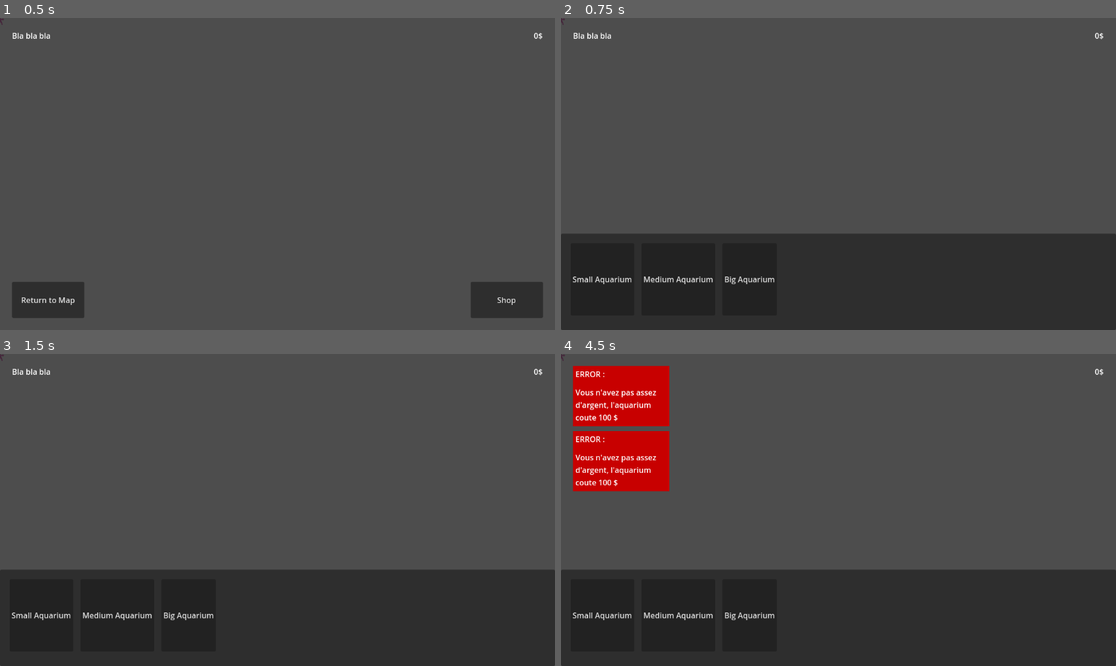
Above: before the commit, frames 1-4 (two rows, left to right).
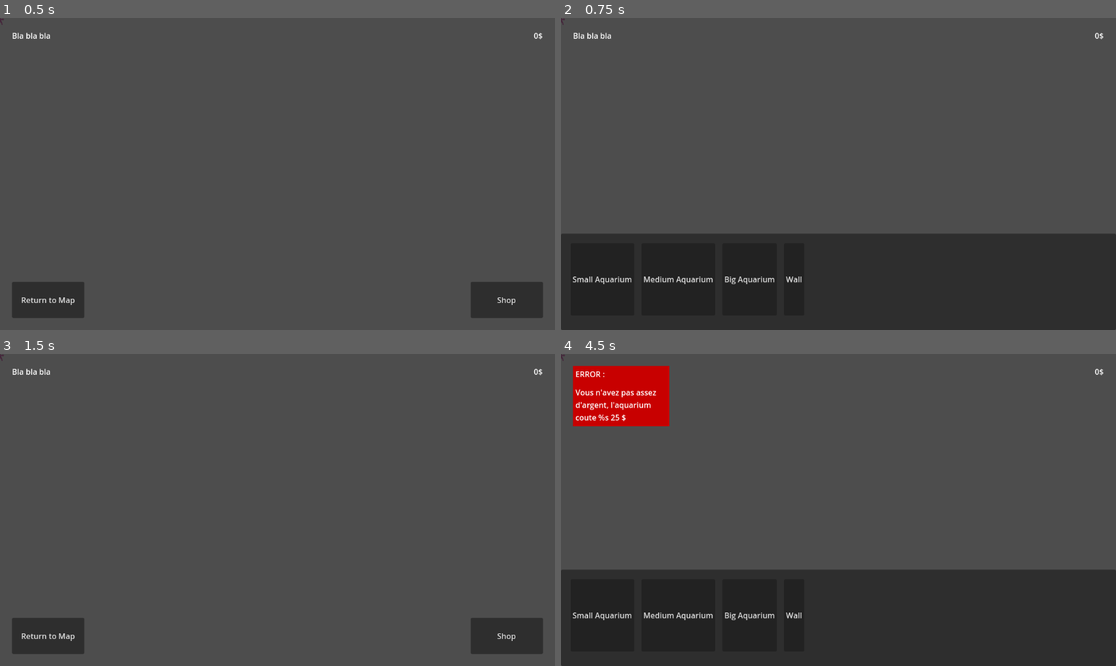
Above: after the commit, the same moments.

Repository: LeSaintRizBleu/poisson
Game: Godot game, scene res://core/aquarium/Aquarium.tscn
Two runs of this game, one before a commit and one after it. Both use one fixed random seed, a clock stepped at 60 frames per second and the inputs below. The engine's default icon, where the game draws it, is replaced by a stand-in: a white triangle on a blue panel in a dark square.
Inputs (mouse positions are in pixels of both pictures, inside the frame that each line leads up to):
- Up to frame 1 (0.5 s): no input
- Up to frame 2 (0.75 s): click "Shop" at 0.5 s
- Up to frame 3 (1.5 s): click (233, 616) at 1.25 s, where only the run after the commit has a clickable "Wall"
- Up to frame 4 (4.5 s): click (599, 616) at 2 s, where only the run before the commit has a clickable "Small Aquarium"; click "Shop" at 2.75 s; click "Medium Aquarium" at 3.5 s; click "Shop" at 4.25 s

Frame 1 is identical in both runs. In frame 2, less than 0.1% of the frame differs, in the area x 40-44%, y 82-85%; in frame 3, 28%, in the area x 0-100%, y 69-100%; in frame 4, 3.5%.

Commit message:
temp

Diff:
--- a/core/aquarium/Aquarium.gd
+++ b/core/aquarium/Aquarium.gd
@@ -1,8 +1,8 @@
 extends Node2D
 class_name Aquarium
 
-var tank_ghost: PackedScene = preload("res://core/tank/TankGhost.tscn")
-var tank: PackedScene = preload("res://core/tank/Tank.tscn")
+var tank_ghost: PackedScene = preload("res://core/structures/tank/TankGhost.tscn")
+var tank: PackedScene = preload("res://core/structures/tank/Tank.tscn")
 var visitor: PackedScene = preload("res://core/visitor/Visitor.tscn")
 
 @onready var ghosts: Node2D = $Ghosts
@@ -40,9 +40,9 @@
 			aquariums.add_child(instance)
 	rebake()
 
-func create_tank_ghost(type: AquariumType) -> void:
+func create_tank_ghost(type: Structure) -> void:
 	if Save.get_money() < type.get_price():
-		add_error_popup("Vous n'avez pas assez d'argent, l'aquarium coute 100 $")
+		add_error_popup("Vous n'avez pas assez d'argent, l'aquarium coute %s " + str(type.get_price()) + " $")
 	elif ghosts.get_child_count() == 0:
 		var instance: TankGhost = tank_ghost.instantiate()
 		instance.type = type
@@ -69,8 +69,14 @@
 	aquariums.add_child(instance)
 	rebake()
 
-func _on_aquarium_hud_create_tank(type: AquariumType) -> void:
-	create_tank_ghost(type)
-
 func add_error_popup(content: String) -> void:
 	hud.add_error_popup(content)
+
+
+func _on_aquarium_hud_create_structure(type: Structure) -> void:
+	if type.is_tank():
+		create_tank_ghost(type)
+	else:
+		print("======")
+		print(" TODO ")
+		print("======")
--- a/core/aquarium/Aquarium.tscn
+++ b/core/aquarium/Aquarium.tscn
@@ -39,4 +39,4 @@
 
 [node name="AquariumHud" parent="." instance=ExtResource("2_p073m")]
 
-[connection signal="create_tank" from="AquariumHud" to="." method="_on_aquarium_hud_create_tank"]
+[connection signal="create_structure" from="AquariumHud" to="." method="_on_aquarium_hud_create_structure"]
--- a/core/resources/AquariumType.gd
+++ b/core/resources/AquariumType.gd
@@ -1,22 +1,10 @@
 class_name AquariumType
-extends Resource
+extends Structure
 
-## the id of the tank (have to be the same as the file name)
-@export var id: String
-## the display name of the tank
-@export var name: String
 ## the color of the tank (will be replaced with a sprite in the future)
 @export var color: Color
 ## the number of fish the tank can hold
 @export var capacity: int
-## the price of the tank
-@export var price: int
-
-func get_label() -> String:
-	return name
-
-func get_price() -> int:
-	return price
 
 func get_capacity() -> int:
 	return capacity
@@ -24,5 +12,5 @@
 func get_color() -> Color:
 	return color
 
-func get_id() -> String:
-	return id
+func is_tank() -> bool:
+	return true
--- /dev/null
+++ b/core/resources/Structure.gd
@@ -0,0 +1,21 @@
+class_name Structure
+extends Resource
+
+## the id of the structure (have to be the same as the file name)
+@export var id: String
+## the display name of the structure
+@export var name: String
+## the price of the tank
+@export var price: int
+
+func get_label() -> String:
+	return name
+
+func get_price() -> int:
+	return price
+
+func get_id() -> String:
+	return id
+
+func is_tank() -> bool:
+	return false
--- a/core/tank/Tank.tscn
+++ b/core/structures/tank/Tank.tscn
@@ -1,6 +1,6 @@
 [gd_scene load_steps=4 format=3 uid="uid://cprnkqjctmgg3"]
 
-[ext_resource type="Script" uid="uid://dy62n7laum258" path="res://core/tank/Tank.gd" id="1_guxb4"]
+[ext_resource type="Script" uid="uid://dy62n7laum258" path="res://core/structures/tank/Tank.gd" id="1_guxb4"]
 [ext_resource type="Texture2D" uid="uid://c7bv4eutgqekf" path="res://icon.svg" id="2_415ia"]
 
 [sub_resource type="RectangleShape2D" id="RectangleShape2D_indpj"]
--- a/core/tank/TankGhost.tscn
+++ b/core/structures/tank/TankGhost.tscn
@@ -1,6 +1,6 @@
 [gd_scene load_steps=6 format=3 uid="uid://cv1q3iqukxnq8"]
 
-[ext_resource type="Script" uid="uid://ls8vdfvk1b6s" path="res://core/tank/TankGhost.gd" id="1_4f233"]
+[ext_resource type="Script" uid="uid://ls8vdfvk1b6s" path="res://core/structures/tank/TankGhost.gd" id="1_4f233"]
 [ext_resource type="Shader" uid="uid://cg8nkue06p537" path="res://shader/TankGhost.gdshader" id="2_dc5c8"]
 [ext_resource type="Texture2D" uid="uid://c7bv4eutgqekf" path="res://icon.svg" id="2_lr3l1"]
 
--- a/core/ui/aquariumHUD/AquariumHUD.gd
+++ b/core/ui/aquariumHUD/AquariumHUD.gd
@@ -12,7 +12,7 @@
 
 var is_shop_open: bool = false
 
-signal create_tank
+signal create_structure
 
 func _on_map_pressed() -> void:
 	get_tree().change_scene_to_file(map_url)
@@ -43,6 +43,6 @@
 			if is_shop_open:
 				close_shop()
 
-func _on_aquarium_shop_create_tank(type: AquariumType) -> void:
+func _on_aquarium_shop_create_structure_from_shop(type: Structure) -> void:
 	close_shop()
-	create_tank.emit(type)
+	create_structure.emit(type)
--- a/core/ui/aquariumHUD/AquariumHUD.tscn
+++ b/core/ui/aquariumHUD/AquariumHUD.tscn
@@ -54,4 +54,4 @@
 
 [connection signal="pressed" from="MarginContainer/Shop" to="." method="_on_shop_pressed"]
 [connection signal="pressed" from="MarginContainer/Map" to="." method="_on_map_pressed"]
-[connection signal="create_tank" from="AquariumShop" to="." method="_on_aquarium_shop_create_tank"]
+[connection signal="create_structure_from_shop" from="AquariumShop" to="." method="_on_aquarium_shop_create_structure_from_shop"]
--- a/core/ui/aquariumShop/AquariumShop.gd
+++ b/core/ui/aquariumShop/AquariumShop.gd
@@ -1,7 +1,7 @@
 extends Control
 class_name AquariumShop
 
-signal create_tank
+signal create_structure_from_shop
 
 func open() -> void:
 	show()
@@ -9,5 +9,5 @@
 func close() -> void:
 	hide()
 
-func _on_aquarium_shop_button_shop_button_pressed(type: AquariumType) -> void:
-	create_tank.emit(type)
+func _on_aquarium_shop_button_shop_button_pressed(type: Structure) -> void:
+	create_structure_from_shop.emit(type)
--- a/core/ui/aquariumShop/AquariumShop.tscn
+++ b/core/ui/aquariumShop/AquariumShop.tscn
@@ -1,10 +1,11 @@
-[gd_scene load_steps=6 format=3 uid="uid://cobv8ufbqehcx"]
+[gd_scene load_steps=7 format=3 uid="uid://cobv8ufbqehcx"]
 
 [ext_resource type="Script" uid="uid://dk0g0embymee0" path="res://core/ui/aquariumShop/AquariumShop.gd" id="1_sxa4d"]
 [ext_resource type="PackedScene" uid="uid://b8alhie5cr31h" path="res://core/ui/aquariumShop/AquariumShopButton.tscn" id="2_oittu"]
 [ext_resource type="Resource" uid="uid://f4j0gg3hdbmk" path="res://resources/aquariumTypes/small.tres" id="3_kboxf"]
 [ext_resource type="Resource" uid="uid://dc5vrluvnx13o" path="res://resources/aquariumTypes/medium.tres" id="4_1a85c"]
 [ext_resource type="Resource" uid="uid://d0mgtfyv55m3g" path="res://resources/aquariumTypes/big.tres" id="5_h342i"]
+[ext_resource type="Resource" uid="uid://budujmiedigua" path="res://resources/structures/wall.tres" id="7_1a85c"]
 
 [node name="AquariumShop" type="Control"]
 visible = false
@@ -55,6 +56,11 @@
 layout_mode = 2
 type = ExtResource("5_h342i")
 
+[node name="AquariumShopButton4" parent="MarginContainer/ScrollContainer/HBoxContainer" instance=ExtResource("2_oittu")]
+layout_mode = 2
+type = ExtResource("7_1a85c")
+
 [connection signal="shop_button_pressed" from="MarginContainer/ScrollContainer/HBoxContainer/AquariumShopButton" to="." method="_on_aquarium_shop_button_shop_button_pressed"]
 [connection signal="shop_button_pressed" from="MarginContainer/ScrollContainer/HBoxContainer/AquariumShopButton2" to="." method="_on_aquarium_shop_button_shop_button_pressed"]
 [connection signal="shop_button_pressed" from="MarginContainer/ScrollContainer/HBoxContainer/AquariumShopButton3" to="." method="_on_aquarium_shop_button_shop_button_pressed"]
+[connection signal="shop_button_pressed" from="MarginContainer/ScrollContainer/HBoxContainer/AquariumShopButton4" to="." method="_on_aquarium_shop_button_shop_button_pressed"]
--- a/core/ui/aquariumShop/AquariumShopButton.gd
+++ b/core/ui/aquariumShop/AquariumShopButton.gd
@@ -1,7 +1,7 @@
 class_name AquariumShopButton
 extends Button
 
-@export var type: AquariumType
+@export var type: Structure
 
 signal shop_button_pressed
 
--- a/core/visitor/Visitor.tscn
+++ b/core/visitor/Visitor.tscn
@@ -2,6 +2,33 @@
 
 [ext_resource type="Script" uid="uid://crjuf73muprck" path="res://core/visitor/Visitor.gd" id="1_20b30"]
 [ext_resource type="Texture2D" uid="uid://cu4odkhm6obxt" path="res://assets/visitors/visitor.png" id="2_20b30"]
+
+[sub_resource type="Animation" id="Animation_oy378"]
+length = 0.001
+tracks/0/type = "value"
+tracks/0/imported = false
+tracks/0/enabled = true
+tracks/0/path = NodePath("Sprite2D:rotation")
+tracks/0/interp = 1
+tracks/0/loop_wrap = true
+tracks/0/keys = {
+"times": PackedFloat32Array(0),
+"transitions": PackedFloat32Array(1),
+"update": 0,
+"values": [0.0]
+}
+tracks/1/type = "value"
+tracks/1/imported = false
+tracks/1/enabled = true
+tracks/1/path = NodePath("Sprite2D:offset")
+tracks/1/interp = 1
+tracks/1/loop_wrap = true
+tracks/1/keys = {
+"times": PackedFloat32Array(0),
+"transitions": PackedFloat32Array(1),
+"update": 0,
+"values": [Vector2(0, 0)]
+}
 
 [sub_resource type="Animation" id="Animation_20b30"]
 resource_name = "move"
@@ -33,33 +60,6 @@
 "values": [0.0, 0.17453292, -0.17453292, 0.17453292, -0.17453292]
 }
 
-[sub_resource type="Animation" id="Animation_oy378"]
-length = 0.001
-tracks/0/type = "value"
-tracks/0/imported = false
-tracks/0/enabled = true
-tracks/0/path = NodePath("Sprite2D:rotation")
-tracks/0/interp = 1
-tracks/0/loop_wrap = true
-tracks/0/keys = {
-"times": PackedFloat32Array(0),
-"transitions": PackedFloat32Array(1),
-"update": 0,
-"values": [0.0]
-}
-tracks/1/type = "value"
-tracks/1/imported = false
-tracks/1/enabled = true
-tracks/1/path = NodePath("Sprite2D:offset")
-tracks/1/interp = 1
-tracks/1/loop_wrap = true
-tracks/1/keys = {
-"times": PackedFloat32Array(0),
-"transitions": PackedFloat32Array(1),
-"update": 0,
-"values": [Vector2(0, 0)]
-}
-
 [sub_resource type="AnimationLibrary" id="AnimationLibrary_oy378"]
 _data = {
 &"RESET": SubResource("Animation_oy378"),
--- /dev/null
+++ b/resources/structures/wall.tres
@@ -0,0 +1,10 @@
+[gd_resource type="Resource" script_class="Structure" load_steps=2 format=3 uid="uid://budujmiedigua"]
+
+[ext_resource type="Script" uid="uid://cehvx8e7xj4b3" path="res://core/resources/Structure.gd" id="1_vnw3u"]
+
+[resource]
+script = ExtResource("1_vnw3u")
+id = "wall"
+name = "Wall"
+price = 5
+metadata/_custom_type_script = "uid://cehvx8e7xj4b3"
Not shown, added: core/resources/Structure.gd.uid
Renamed: core/tank/Tank.gd -> core/structures/tank/Tank.gd
Renamed: core/tank/Tank.gd.uid -> core/structures/tank/Tank.gd.uid
Renamed: core/tank/TankGhost.gd -> core/structures/tank/TankGhost.gd
Renamed: core/tank/TankGhost.gd.uid -> core/structures/tank/TankGhost.gd.uid
